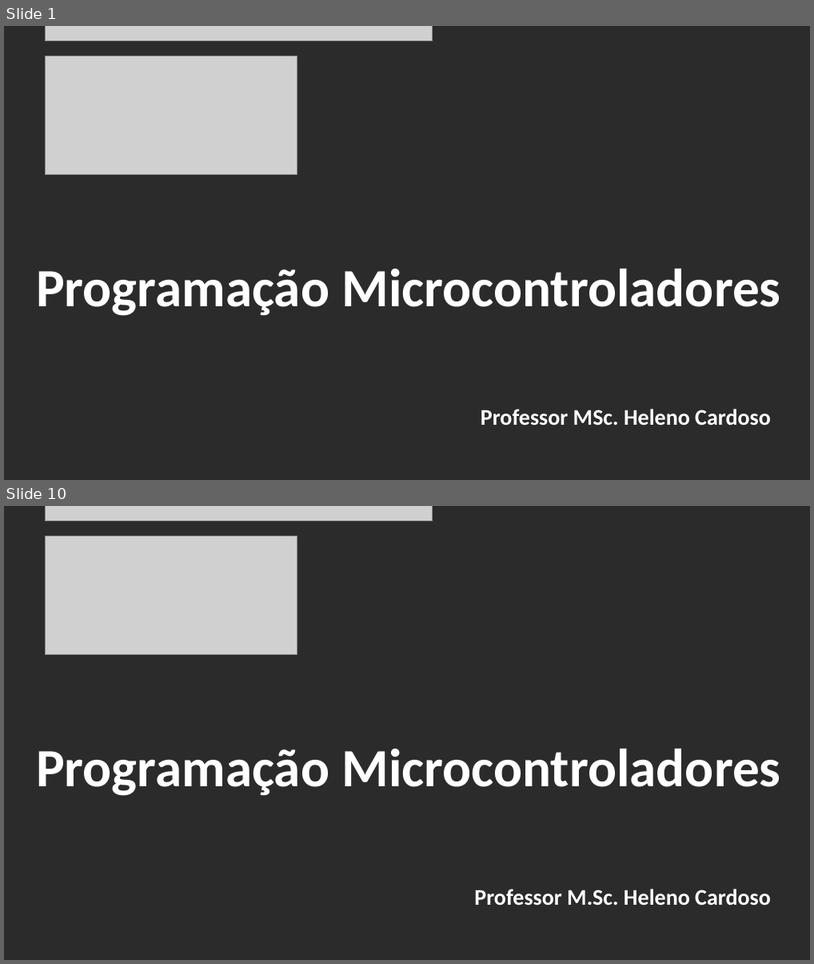
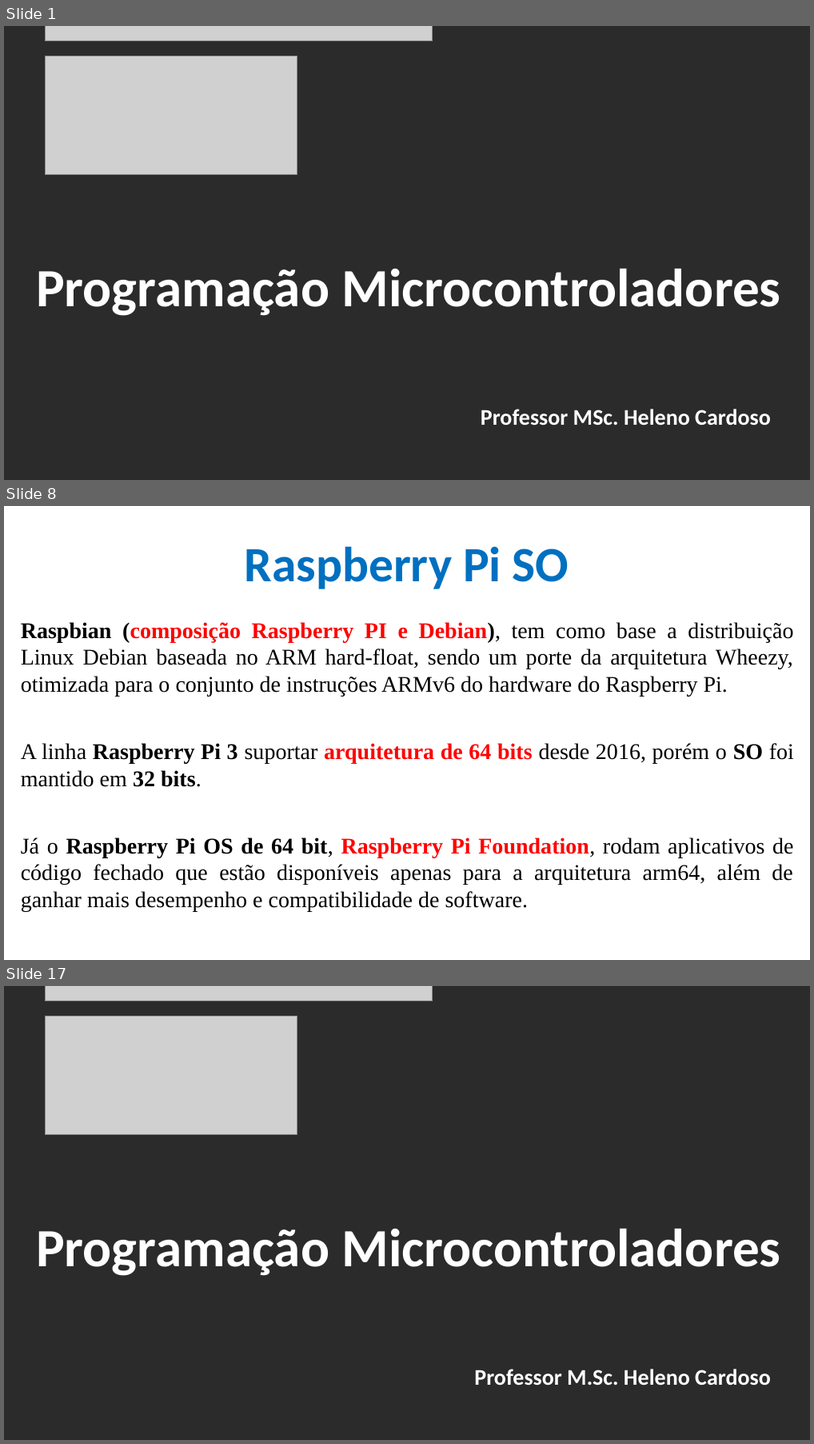
Before and after one commit to CloudEducationBrazil/WydenArea1ProgramacaoMicrocontroladores, a slide deck: 01 Classes/Aula 04 - Programação Microcontroladores - Arduíno Raspberry PI.pptx. Shown one above the other, each under a label of ours: slides 1 and 10 before the commit, slides 1, 8 and 17 after it; the slides between them are not shown. The pictures are 814x964 and 814x1444 pixels, drawn with LibreOffice and Linux fonts; fonts in the diff are those of the drawing; grey boxes stand for pictures; background and template pictures are left out; a plain dark background stands for a picture behind light text. Boxes give left, top, right and bottom in pixels: in the first picture for what was removed or moved away, otherwise in the second. Text is boxed around its words. In the diff, an @@ line names an element or a change of style, - is before the commit and + after.

```diff
--- a/01 Classes/Aula 04 - Programação Microcontroladores - Arduíno Raspberry PI.pptx
+++ b/01 Classes/Aula 04 - Programação Microcontroladores - Arduíno Raspberry PI.pptx
@@ slide 8 added at (4,506,810,960), background picture (left out) @@
@@ title added at (245,546,570,589), 44 pt, text #0070C0, bold @@
+Raspberry Pi SO
@@ text added at (21,622,794,912), 20 pt, text #000000 @@
+Raspbian (composição Raspberry PI e Debian), tem como base a distribuição Linux Debian baseada no ARM hard-float, sendo um porte da arquitetura Wheezy, otimizada para o conjunto de instruções ARMv6 do hardware do Raspberry Pi.
+A linha Raspberry Pi 3 suportar arquitetura de 64 bits desde 2016, porém o SO foi mantido em 32 bits.
+Já o Raspberry Pi OS de 64 bit, Raspberry Pi Foundation, rodam aplicativos de código fechado que estão disponíveis apenas para a arquitetura arm64, além de ganhar mais desempenho e compatibilidade de software.
@@ what was slide 10 is now slide 17 @@
```
Also in this commit, not shown: 6 slides changed, 8 other slides added, 2 slides removed.
